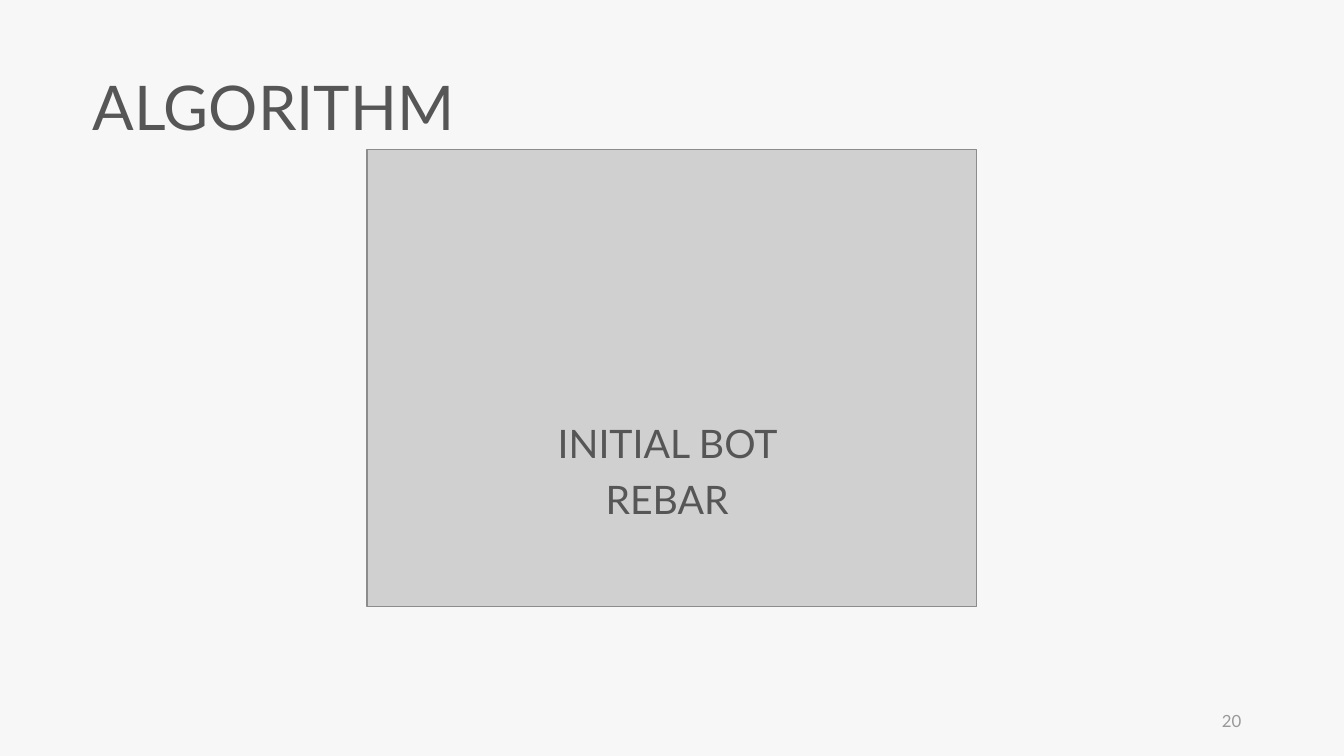
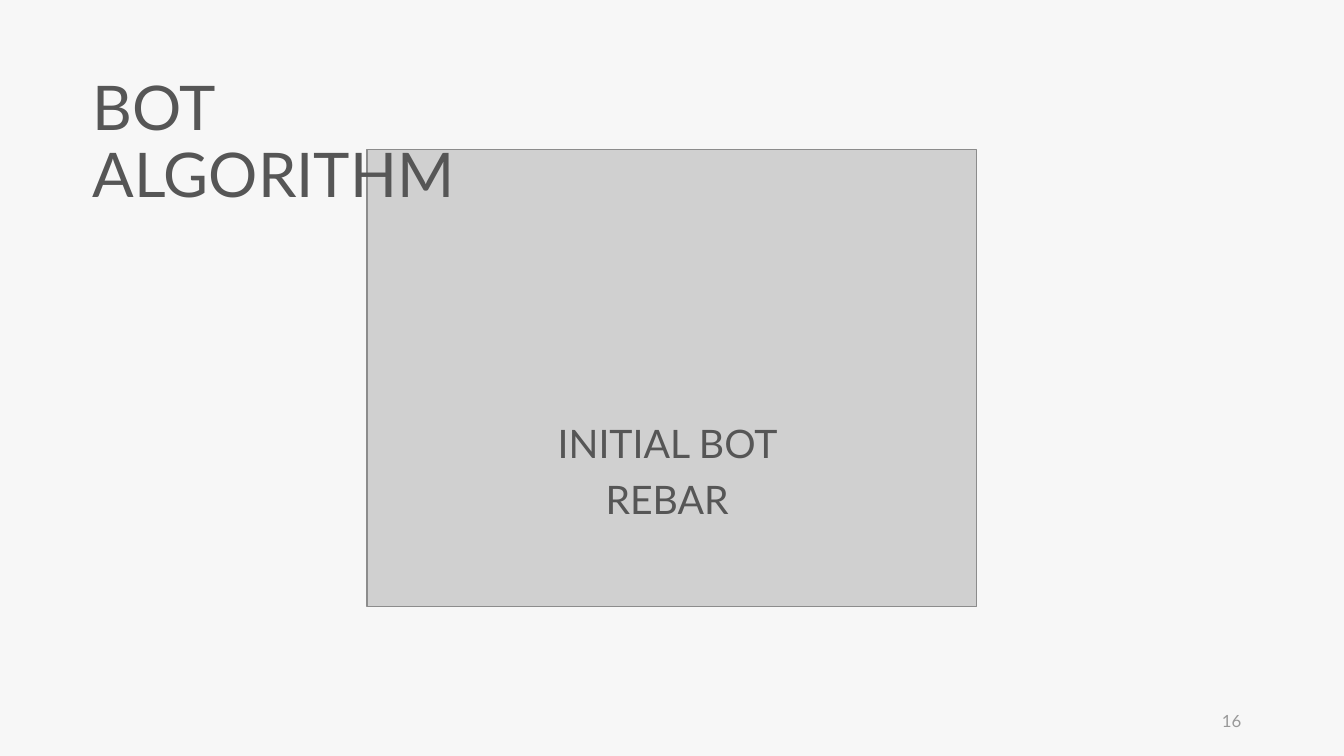
Before and after one commit to skyran1278/VbaProject, a slide deck: slide 16 of 20180126_SmartSplice/20180920_Meeting/20180920 Meeting.pptx (slide 20 before the commit). Drawn at 1344x756 pixels with LibreOffice and Linux fonts; fonts in the diff are those of the drawing; grey boxes stand for pictures. Boxes give left, top, right and bottom in pixels: in the first picture for what was removed or moved away, otherwise in the second. Text is boxed around its words. In the diff, an @@ line names an element or a change of style, - is before the commit and + after.

```diff
--- a/20180126_SmartSplice/20180920_Meeting/20180920 Meeting.pptx
+++ b/20180126_SmartSplice/20180920_Meeting/20180920 Meeting.pptx
@@ text at <box>93,85,455,209</box>: text changed @@
-ALGORITHM
+BOT ALGORITHM
@@ page number at <box>1222,715,1241,727</box>: text changed @@
-20
+16
```
Also in this commit, not shown: 14 other slides changed, 3 slides added, 53 slides removed, 4 other files.
